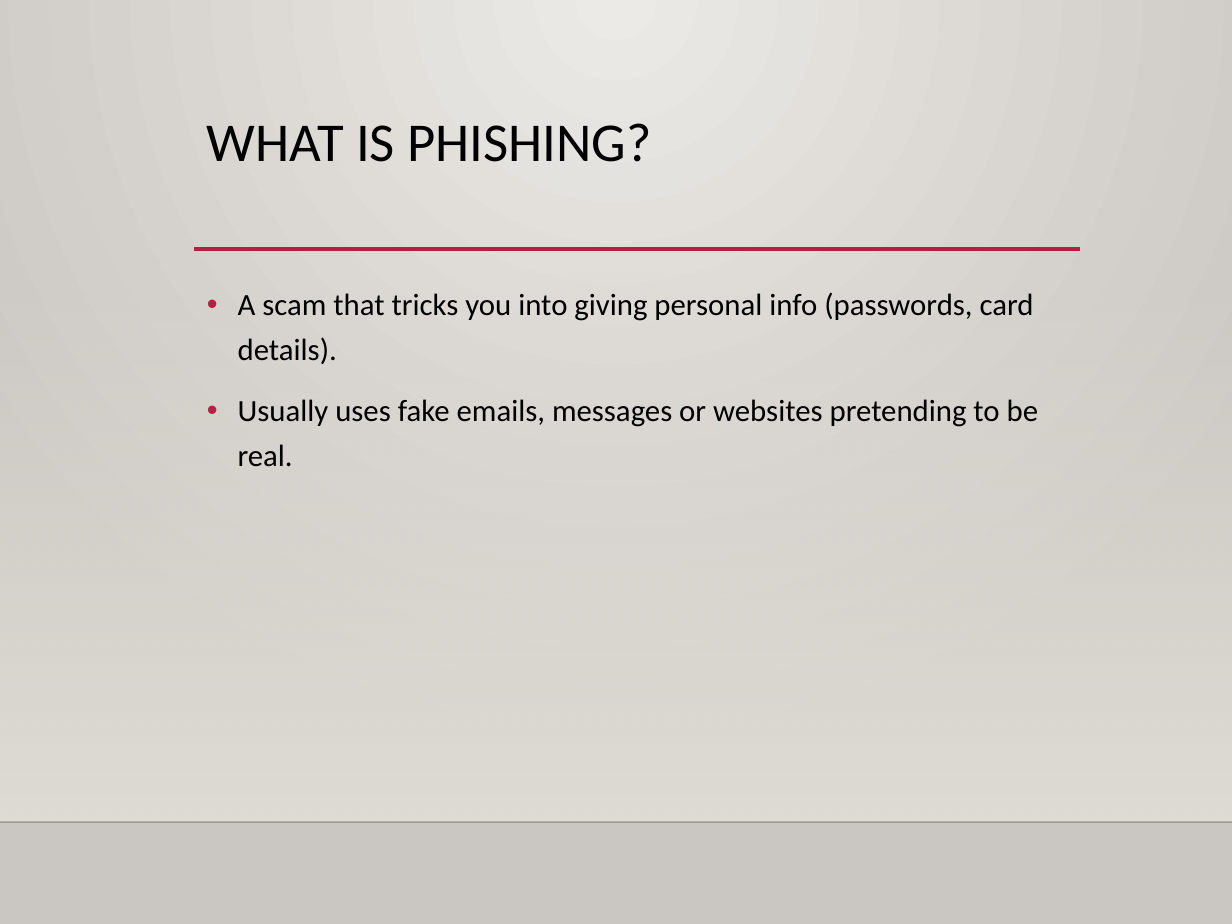
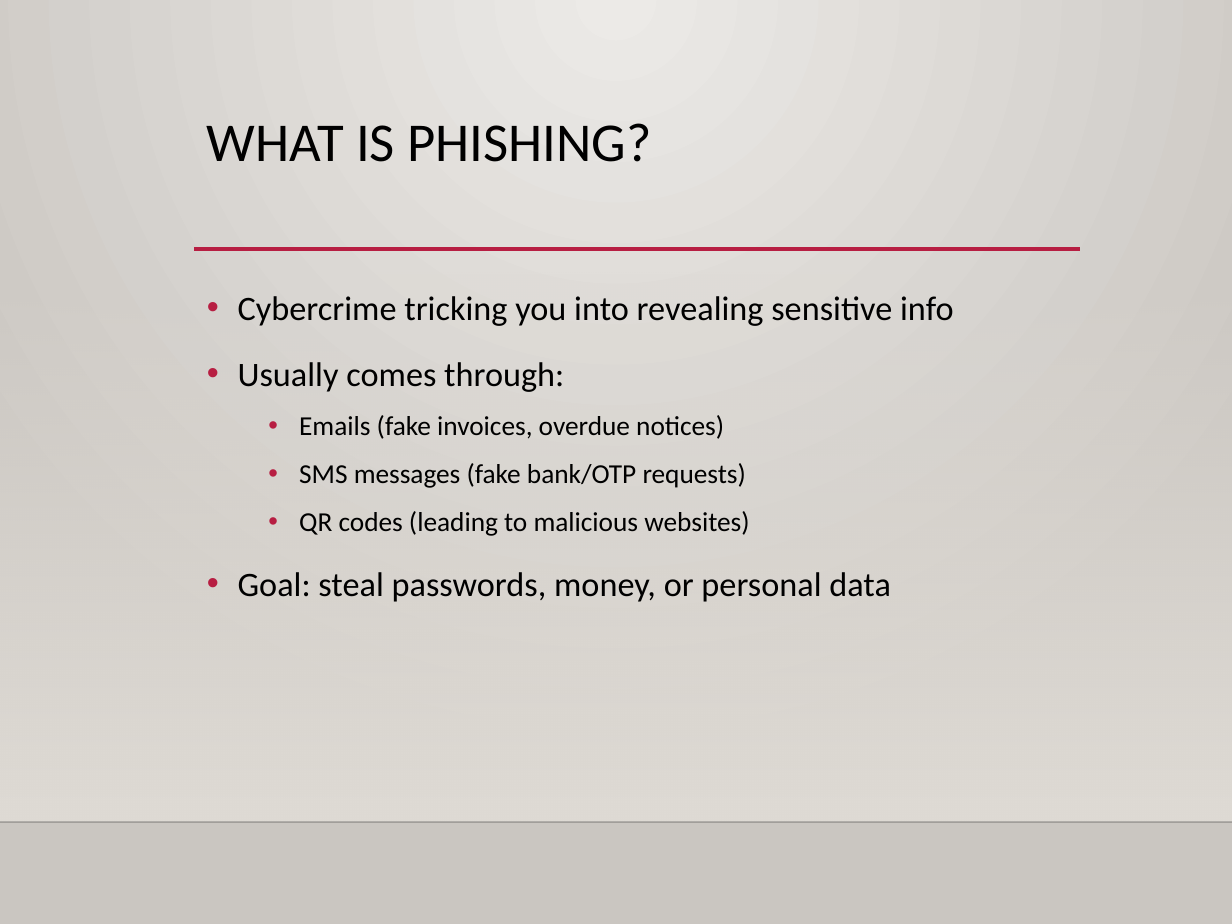
Before and after one commit to zoldyckd/cyberrangers, a slide deck: slide 2 of public/websitepopup/Phishing.pptx. Drawn at 1232x924 pixels with LibreOffice and Linux fonts; fonts in the diff are those of the drawing; background and template pictures are left out. Boxes give left, top, right and bottom in pixels: in the first picture for what was removed or moved away, otherwise in the second. Text is boxed around its words. In the diff, an @@ line names an element or a change of style, - is before the commit and + after.

```diff
--- a/public/websitepopup/Phishing.pptx
+++ b/public/websitepopup/Phishing.pptx
@@ text at (238,296,953,602): text changed; size 18 to 20 pt @@
-• A scam that tricks you into giving personal info (passwords, card details).
-• Usually uses fake emails, messages or websites pretending to be real.
+• Cybercrime tricking you into revealing sensitive info
+• Usually comes through:
+  • Emails (fake invoices, overdue notices)
+  • SMS messages (fake bank/OTP requests)
+  • QR codes (leading to malicious websites)
+• Goal: steal passwords, money, or personal data
```
Also in this commit, not shown: 3 other slides changed, 1 slide added, 1 slide removed, 1 other file.
